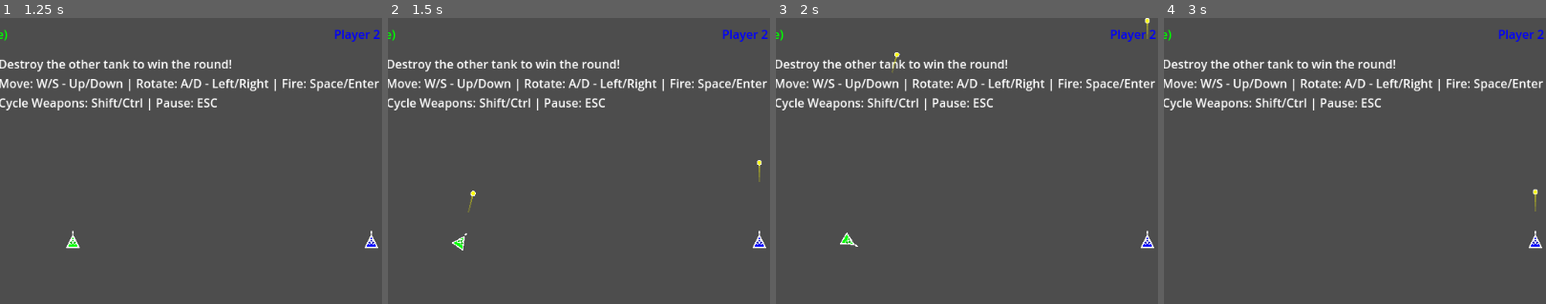
Above: before the commit, frames 1-4 (left to right).
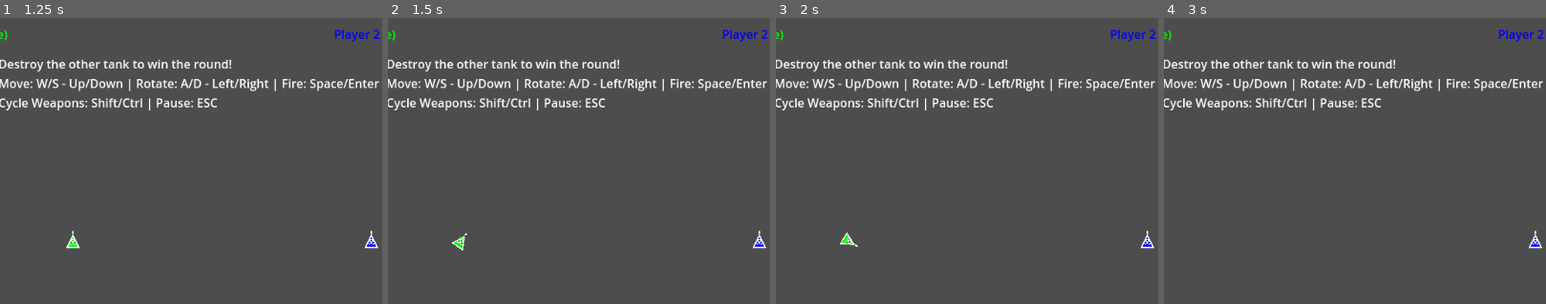
Above: after the commit, the same moments.

Repository: rstevenson1237/dzone-test
Game: Godot game, scene res://scenes/menus/MainMenu.tscn
Same seed, same stepped clock (60 frames per second), same inputs: the game is played once before the commit and once after it.
Inputs:
- Up to frame 1 (1.25 s): click "START GAME" at 0.5 s
- Up to frame 2 (1.5 s): tap Enter (p2_fire) at 1.25 s; hold D (p1_move_right) from 1.28 s (still down); tap Space (p1_fire) at 1.35 s
- Up to frame 3 (2 s): keep holding D (p1_move_right)
- Up to frame 4 (3 s): release D (p1_move_right) at 2.03 s; hold S (p1_move_down) 2.03-2.78 s; tap Shift (p1_special) at 2.1 s; hold D (p1_move_right) from 2.78 s (still down); tap Enter (p2_fire) at 2.85 s
The pictures show only the part of the screen within x 20-70%, y 0-50%; the shares and areas given below are measured in that part.

Frame 1 is identical in both runs. In frame 2, 0.1% of the frame differs, in the area x 21-98%, y 49-68%; in frame 3, less than 0.1%; in frame 4, less than 0.1%.

Commit message:
Fix critical collision detection bug: projectiles now hit tanks
Fixed collision detection between projectiles and CharacterBody2D tanks:
- RigidBody2D projectiles with body_entered signal only detected other RigidBody2D bodies
- Added Area2D child nodes to all projectile types for reliable collision detection
- Area2D.body_entered signal properly detects CharacterBody2D tanks
- Applied fix to Basic, Laser, and Explosive projectiles with debug logging
- Tank destruction and damage system now fully functional

🤖 Generated with [Claude Code](https://claude.ai/code)

Co-Authored-By: Claude <noreply@anthropic.com>

Diff:
--- a/scripts/weapons/ExplosiveProjectile.gd
+++ b/scripts/weapons/ExplosiveProjectile.gd
@@ -13,16 +13,29 @@
 var start_position: Vector2
 var distance_traveled: float = 0.0
 var owner_tank: Tank
+var detection_area: Area2D
 
 func _ready():
     gravity_scale = 0.0
-    body_entered.connect(_on_body_entered)
 
+    # Create collision shape for physics
     var collision_shape = CollisionShape2D.new()
     var shape = CircleShape2D.new()
     shape.radius = 4.0  # Slightly larger than regular projectiles
     collision_shape.shape = shape
     add_child(collision_shape)
+
+    # Create Area2D for better collision detection with CharacterBody2D
+    detection_area = Area2D.new()
+    var area_collision = CollisionShape2D.new()
+    var area_shape = CircleShape2D.new()
+    area_shape.radius = 6.0  # Larger detection radius for explosives
+    area_collision.shape = area_shape
+    detection_area.add_child(area_collision)
+    add_child(detection_area)
+
+    # Connect area signals for detecting tanks
+    detection_area.body_entered.connect(_on_detection_area_entered)
 
     var visual = Node2D.new()
     visual.set_script(preload("res://scripts/weapons/ExplosiveVisual.gd"))
@@ -52,10 +65,11 @@
     if distance_traveled >= max_range:
         explode()
 
-func _on_body_entered(body: Node):
+func _on_detection_area_entered(body: Node2D):
     if body == owner_tank:
         return
 
+    print("Explosive projectile detected collision with: %s" % body.name)
     explode()
 
 func explode():
--- a/scripts/weapons/LaserProjectile.gd
+++ b/scripts/weapons/LaserProjectile.gd
@@ -12,16 +12,29 @@
 var start_position: Vector2
 var distance_traveled: float = 0.0
 var owner_tank: Tank
+var detection_area: Area2D
 
 func _ready():
     gravity_scale = 0.0
-    body_entered.connect(_on_body_entered)
 
+    # Create collision shape for physics
     var collision_shape = CollisionShape2D.new()
     var shape = CircleShape2D.new()
     shape.radius = 2.0  # Smaller than regular projectiles
     collision_shape.shape = shape
     add_child(collision_shape)
+
+    # Create Area2D for better collision detection with CharacterBody2D
+    detection_area = Area2D.new()
+    var area_collision = CollisionShape2D.new()
+    var area_shape = CircleShape2D.new()
+    area_shape.radius = 4.0  # Slightly larger detection radius
+    area_collision.shape = area_shape
+    detection_area.add_child(area_collision)
+    add_child(detection_area)
+
+    # Connect area signals for detecting tanks
+    detection_area.body_entered.connect(_on_detection_area_entered)
 
     var visual = Node2D.new()
     visual.set_script(preload("res://scripts/weapons/LaserVisual.gd"))
@@ -51,13 +64,16 @@
     if distance_traveled >= max_range:
         expire()
 
-func _on_body_entered(body: Node):
+func _on_detection_area_entered(body: Node2D):
     if body == owner_tank:
         return
+
+    print("Laser projectile detected collision with: %s" % body.name)
 
     if body.has_method("take_damage"):
         body.take_damage(damage)
         projectile_hit.emit(body, damage)
+        print("Applied %d laser damage to %s" % [damage, body.name])
 
     expire()
 
--- a/scripts/weapons/Projectile.gd
+++ b/scripts/weapons/Projectile.gd
@@ -12,18 +12,30 @@
 var start_position: Vector2
 var distance_traveled: float = 0.0
 var owner_tank: Tank
+var detection_area: Area2D
 
 func _ready():
     # Disable gravity for authentic D-Zone projectile physics
     gravity_scale = 0.0
 
-    body_entered.connect(_on_body_entered)
-
+    # Create collision shape for physics
     var collision_shape = CollisionShape2D.new()
     var shape = CircleShape2D.new()
     shape.radius = 3.0
     collision_shape.shape = shape
     add_child(collision_shape)
+
+    # Create Area2D for better collision detection with CharacterBody2D
+    detection_area = Area2D.new()
+    var area_collision = CollisionShape2D.new()
+    var area_shape = CircleShape2D.new()
+    area_shape.radius = 5.0  # Slightly larger detection radius
+    area_collision.shape = area_shape
+    detection_area.add_child(area_collision)
+    add_child(detection_area)
+
+    # Connect area signals for detecting tanks
+    detection_area.body_entered.connect(_on_detection_area_entered)
 
     var visual = Node2D.new()
     visual.set_script(preload("res://scripts/weapons/ProjectileVisual.gd"))
@@ -53,13 +65,16 @@
     if distance_traveled >= max_range:
         expire()
 
-func _on_body_entered(body: Node):
+func _on_detection_area_entered(body: Node2D):
     if body == owner_tank:
         return
+
+    print("Projectile detected collision with: %s" % body.name)
 
     if body.has_method("take_damage"):
         body.take_damage(damage)
         projectile_hit.emit(body, damage)
+        print("Applied %d damage to %s" % [damage, body.name])
 
     expire()
 
